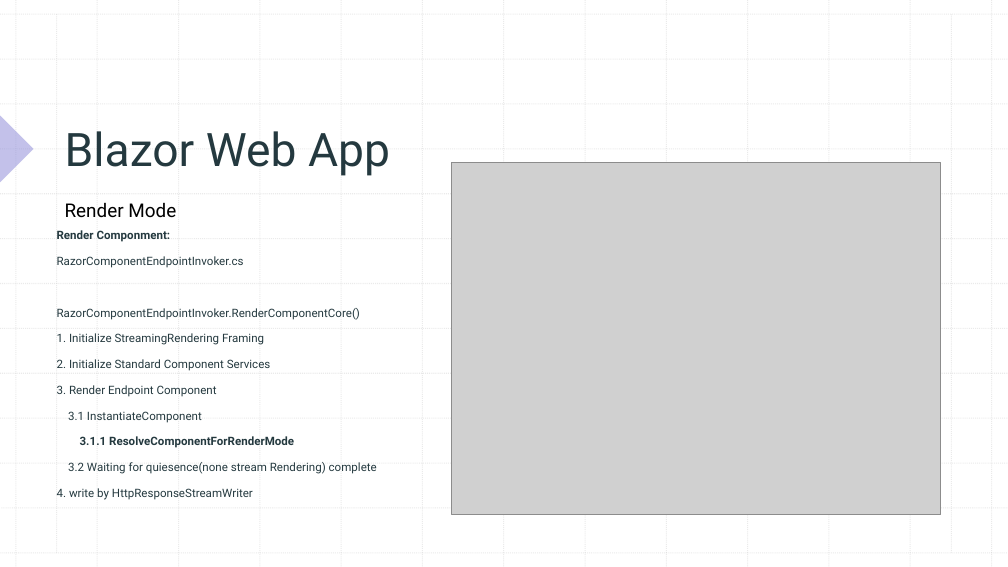
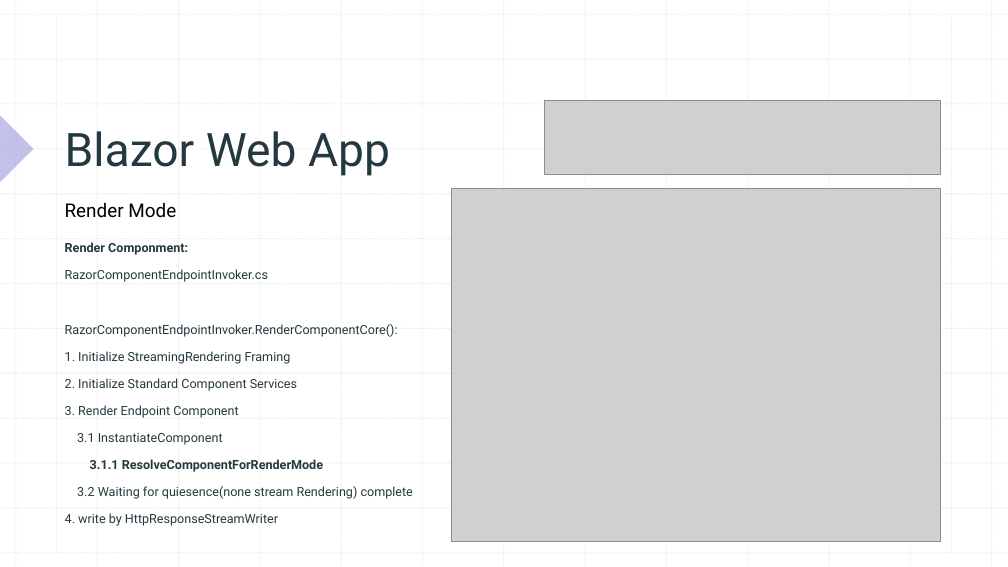
Before and after one commit to xccu/NetCore-Demo, a slide deck: slide 9 of Blazor in .net 8.pptx. Drawn at 1008x567 pixels with LibreOffice and Linux fonts; fonts in the diff are those of the drawing; grey boxes stand for pictures. Boxes give left, top, right and bottom in pixels: in the first picture for what was removed or moved away, otherwise in the second. Text is boxed around its words. In the diff, an @@ line names an element or a change of style, - is before the commit and + after.

```diff
--- a/Blazor in .net 8.pptx
+++ b/Blazor in .net 8.pptx
@@ picture added at box(545, 101, 941, 174) @@
@@ picture: place and size @@
-picture at box(452, 163, 941, 515)
+picture at box(452, 189, 941, 541)
@@ text "Render Componment:": place and size @@
-text "Render Componment:" at box(57, 230, 377, 500)
+text "Render Componment:" at box(65, 242, 413, 526)
@@ text at box(65, 242, 413, 526): size 11 to 12 pt in "Render Componment:", "RazorComponentEndpointInvoker.cs", "1. Initialize StreamingRendering Framing", "2. Initialize Standard Component Services" and 5 more places @@
@@ text at box(65, 324, 398, 337): text changed; size 11 to 12 pt @@
-RazorComponentEndpointInvoker.RenderComponentCore()
+RazorComponentEndpointInvoker.RenderComponentCore():
```
Also in this commit, not shown: 11 other slides changed, 2 slides added, 2 slides removed, 24 other files.
